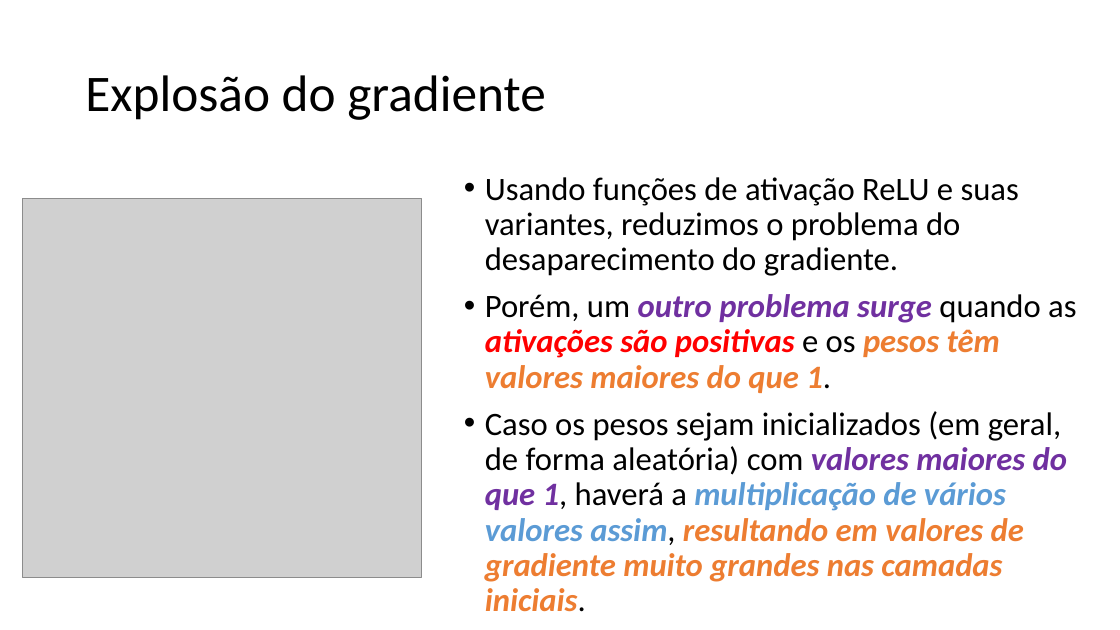
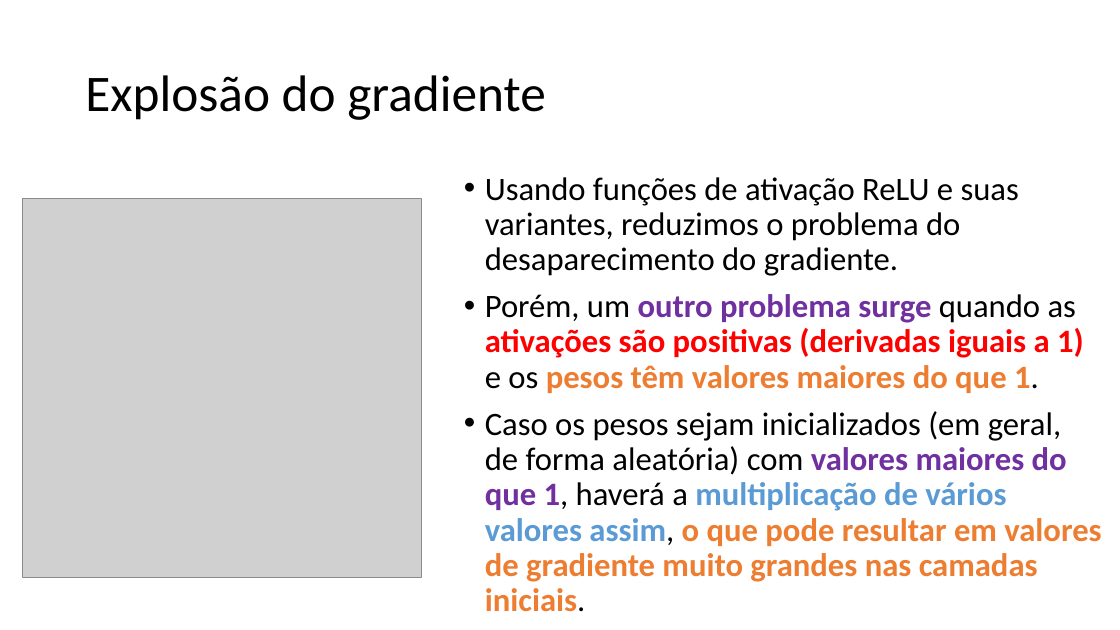
Before and after one commit to zz4fap/c24_inteligencia_artificial, a slide deck: slide 57 of slides/C24_MLP.pptx (slide 56 before the commit). Drawn at 1120x630 pixels with LibreOffice and Linux fonts; fonts in the diff are those of the drawing; grey boxes stand for pictures. Boxes give left, top, right and bottom in pixels: in the first picture for what was removed or moved away, otherwise in the second. Text is boxed around its words. In the diff, an @@ line names an element or a change of style, - is before the commit and + after.

```diff
--- a/slides/C24_MLP.pptx
+++ b/slides/C24_MLP.pptx
@@ text at (485, 294, 1101, 612): text changed; text colour #000000 to #ED7D31; italic off @@
-• Porém, um outro problema surge quando as ativações são positivas e os pesos têm valores maiores do que 1.
-• Caso os pesos sejam inicializados (em geral, de forma aleatória) com valores maiores do que 1, haverá a multiplicação de vários valores assim, resultando em valores de gradiente muito grandes nas camadas iniciais.
+• Porém, um outro problema surge quando as ativações são positivas (derivadas iguais a 1) e os pesos têm valores maiores do que 1.
+• Caso os pesos sejam inicializados (em geral, de forma aleatória) com valores maiores do que 1, haverá a multiplicação de vários valores assim, o que pode resultar em valores de gradiente muito grandes nas camadas iniciais.
```
Also in this commit, not shown: 3 other slides changed, 1 slide added, 1 slide removed.
